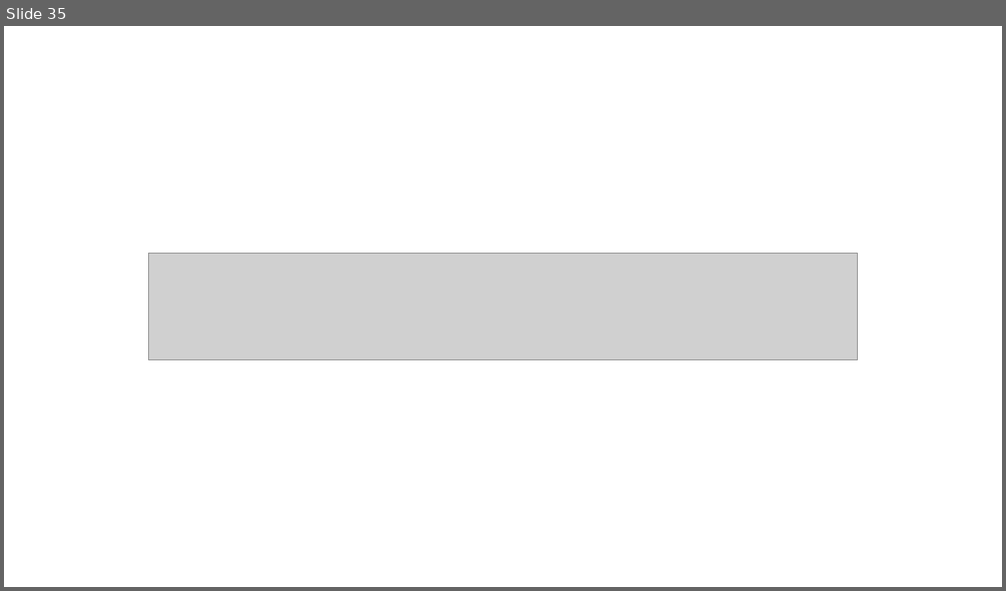
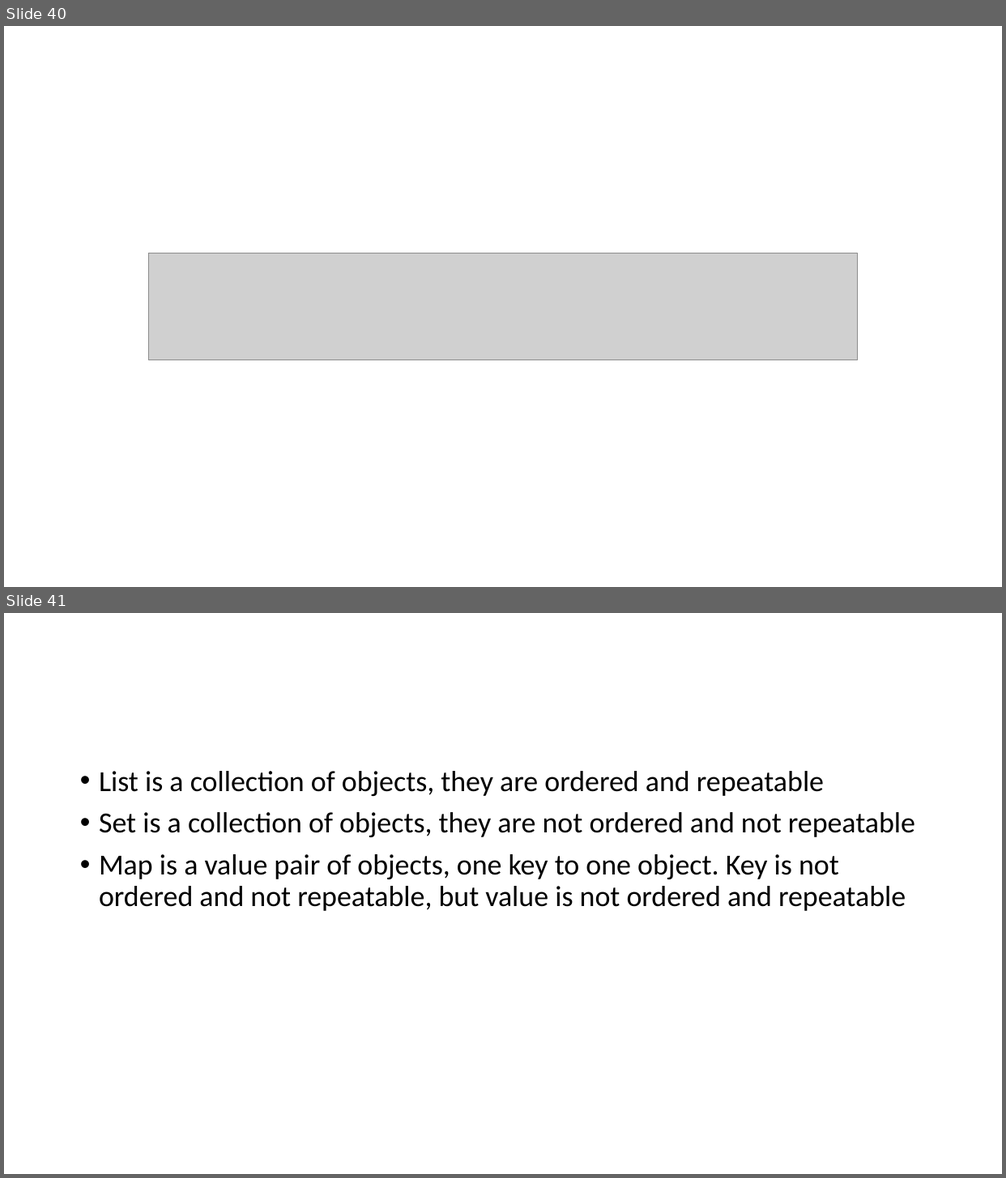
Before and after one commit to HicirTech/yoututor-comp603, a slide deck: w12.pptx. Shown one above the other, each under a label of ours: slide 35 before the commit, slides 40 and 41 after it. The pictures are 1006x591 and 1006x1178 pixels, drawn with LibreOffice and Linux fonts; fonts in the diff are those of the drawing; grey boxes stand for pictures. Boxes give left, top, right and bottom in pixels: in the first picture for what was removed or moved away, otherwise in the second. Text is boxed around its words. In the diff, an @@ line names an element or a change of style, - is before the commit and + after.

```diff
--- a/w12.pptx
+++ b/w12.pptx
@@ slide 41 added at (4,613,1002,1174), background #FFFFFF @@
@@ text added at (99,771,915,911), 28 pt, text #000000 @@
+• List is a collection of objects, they are ordered and repeatable
+• Set is a collection of objects, they are not ordered and not repeatable
+• Map is a value pair of objects, one key to one object. Key is not ordered and not repeatable, but value is not ordered and repeatable
@@ what was slide 35 is now slide 40 @@
```
Also in this commit, not shown: 3 slides changed, 8 other slides added.
